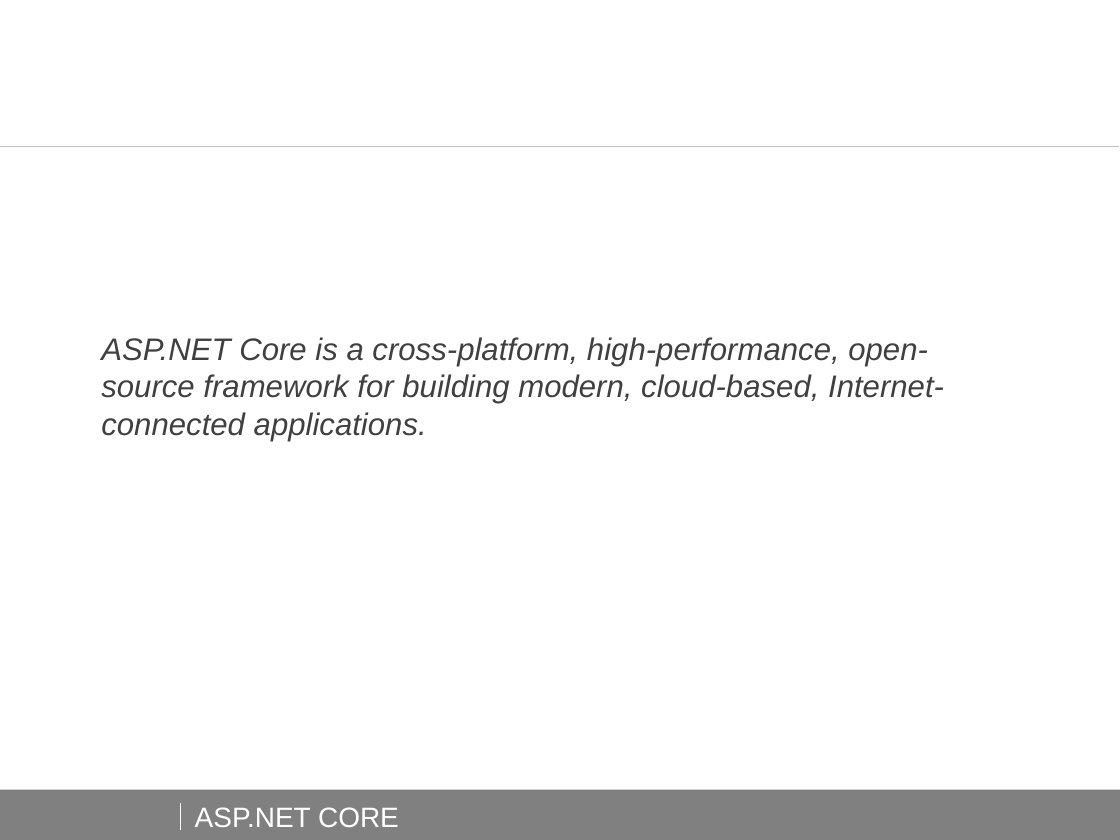
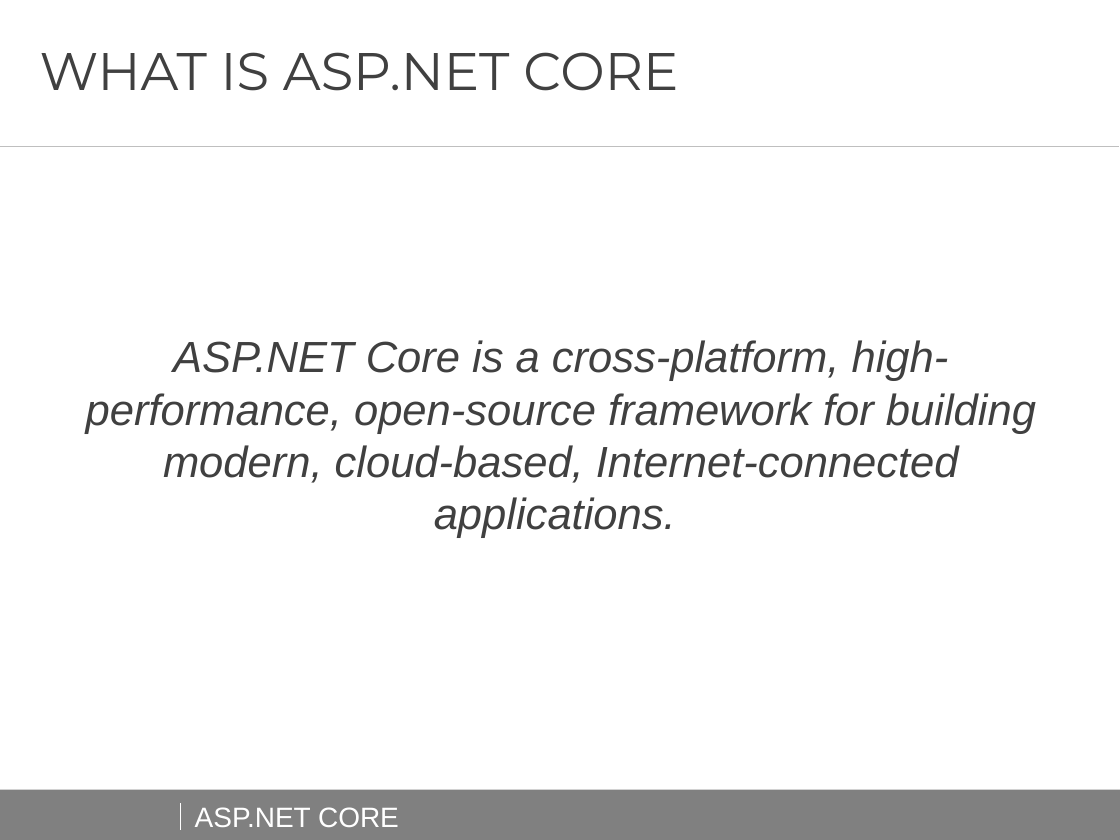
Before and after one commit to AndreiShenets/ASP.NET-Lectures, a slide deck: slide 7 of docs/ASP.NET CORE - iTechArt 2018.pptx (slide 8 before the commit). Drawn at 1120x840 pixels with LibreOffice and Linux fonts; fonts in the diff are those of the drawing; background and template pictures are left out. Boxes give left, top, right and bottom in pixels: in the first picture for what was removed or moved away, otherwise in the second. Text is boxed around its words. In the diff, an @@ line names an element or a change of style, - is before the commit and + after.

```diff
--- a/docs/ASP.NET CORE - iTechArt 2018.pptx
+++ b/docs/ASP.NET CORE - iTechArt 2018.pptx
@@ title added at [40, 52, 678, 91], 34 pt, text #404040 @@
+WHAT IS ASP.NET CORE
@@ text "ASP.NET Core is a cross-platform, ...": place and size @@
-text "ASP.NET Core is a cross-platform, ..." at [101, 337, 944, 441]
+text "ASP.NET Core is a cross-platform, ..." at [86, 340, 1036, 538]
@@ text "ASP.NET Core is a cross-platform, ..." at [86, 340, 1036, 538]: size 20 to 28 pt; alignment left to centre @@
```
Also in this commit, not shown: 3 other slides changed, 9 slides added, 3 slides removed, 2 other files.
